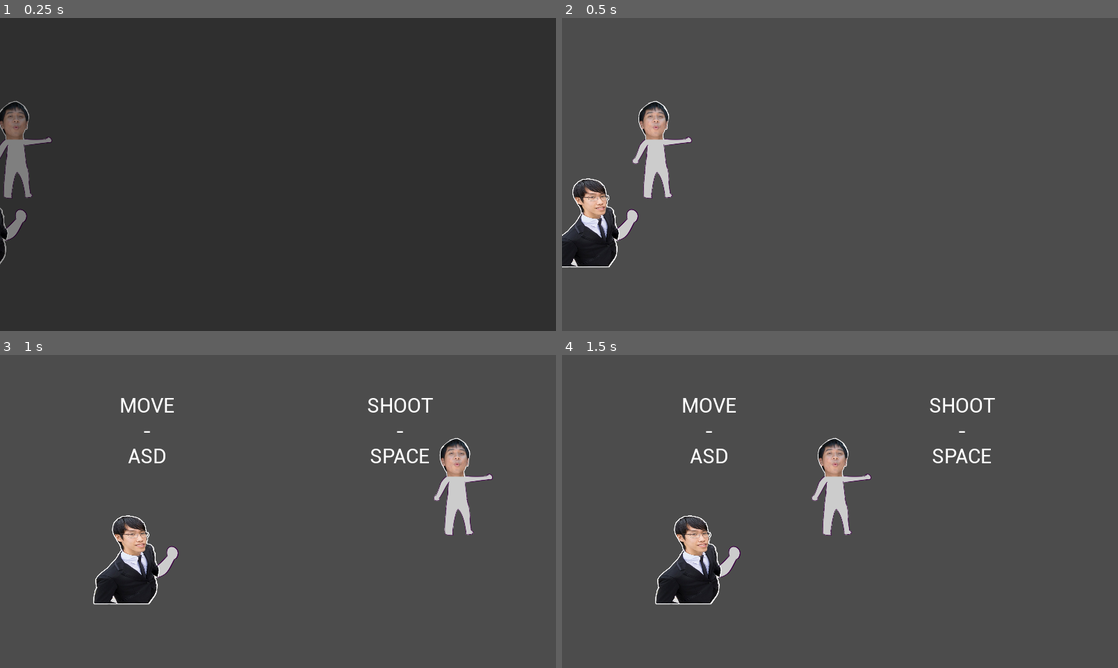
Above: before the commit, frames 1-4 (two rows, left to right).
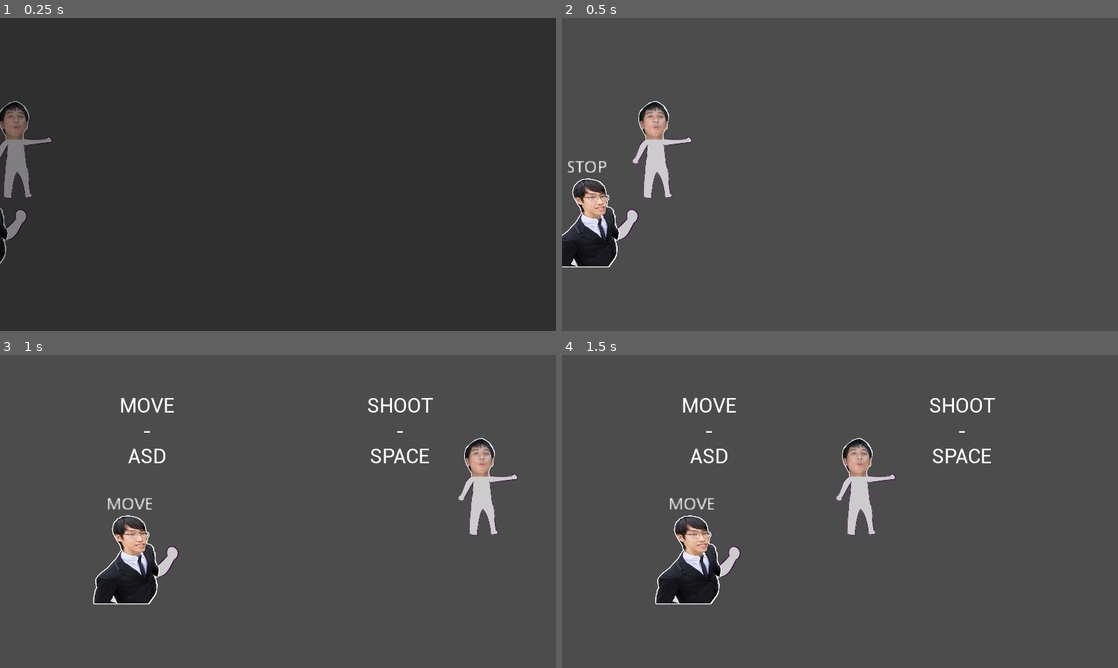
Above: after the commit, the same moments.

Repository: BeatMil/Mugi-again
Game: Godot game, scene res://scene/csgo_m4.tscn
Two runs of this game, one before a commit and one after it. Both use one fixed random seed, a clock stepped at 60 frames per second and the inputs below. This scene is started directly instead of the project's main scene.
Inputs:
- Up to frame 1 (0.25 s): no input
- Up to frame 2 (0.5 s): no input
- Up to frame 3 (1 s): tap Enter (ui_accept) at 0.5, 0.77, 0.8 s; hold Right (ui_right) from 0.53 s (still down); hold L (block) from 0.53 s (still down)
- Up to frame 4 (1.5 s): keep holding Right (ui_right); tap Enter (ui_accept) at 1.07, 1.35 s; release L (block) at 1.28 s

Frame 1 is identical in both runs. In frame 2, 0.1% of the frame differs, in the area x 1-8%, y 45-50%; in frame 3, 2.5%, in the area x 19-94%, y 26-58%; in frame 4, 2.5%.

Commit message:
added block_back_area2d

Diff:
--- a/prefab/dew_csgo.tscn
+++ b/prefab/dew_csgo.tscn
@@ -1,9 +1,12 @@
-[gd_scene load_steps=8 format=2]
+[gd_scene load_steps=13 format=2]
 
 [ext_resource path="res://media/dew/dew_csgo.png" type="Texture" id=1]
 [ext_resource path="res://script/dew_csgo.gd" type="Script" id=2]
 [ext_resource path="res://media/Sound/csgo/friends/dew_I_SAS.wav" type="AudioStream" id=3]
 [ext_resource path="res://media/Sound/csgo/friends/dew_die01.wav" type="AudioStream" id=4]
+[ext_resource path="res://media/Sound/csgo/friends/dew-gun_jamed01.wav" type="AudioStream" id=5]
+[ext_resource path="res://media/Sound/csgo/csgo/m4a1_clipin.wav" type="AudioStream" id=6]
+[ext_resource path="res://media/Sound/csgo/friends/dew-kak01.wav" type="AudioStream" id=7]
 
 [sub_resource type="Animation" id=2]
 resource_name = "die"
@@ -45,6 +48,34 @@
 "values": [ true, true ]
 }
 
+[sub_resource type="Animation" id=4]
+resource_name = "gun_jamed"
+length = 1.7
+tracks/0/type = "value"
+tracks/0/path = NodePath("AudioStreamPlayer:stream")
+tracks/0/interp = 1
+tracks/0/loop_wrap = true
+tracks/0/imported = false
+tracks/0/enabled = true
+tracks/0/keys = {
+"times": PoolRealArray( 0, 0.4 ),
+"transitions": PoolRealArray( 1, 1 ),
+"update": 1,
+"values": [ ExtResource( 6 ), ExtResource( 5 ) ]
+}
+tracks/1/type = "value"
+tracks/1/path = NodePath("AudioStreamPlayer:playing")
+tracks/1/interp = 1
+tracks/1/loop_wrap = true
+tracks/1/imported = false
+tracks/1/enabled = true
+tracks/1/keys = {
+"times": PoolRealArray( 0, 0.4 ),
+"transitions": PoolRealArray( 1, 1 ),
+"update": 1,
+"values": [ true, true ]
+}
+
 [sub_resource type="Animation" id=3]
 resource_name = "idle"
 length = 0.001
@@ -61,6 +92,34 @@
 "values": [ 0 ]
 }
 
+[sub_resource type="Animation" id=5]
+resource_name = "kill01"
+length = 0.8
+tracks/0/type = "value"
+tracks/0/path = NodePath("AudioStreamPlayer:stream")
+tracks/0/interp = 1
+tracks/0/loop_wrap = true
+tracks/0/imported = false
+tracks/0/enabled = true
+tracks/0/keys = {
+"times": PoolRealArray( 0 ),
+"transitions": PoolRealArray( 1 ),
+"update": 1,
+"values": [ ExtResource( 7 ) ]
+}
+tracks/1/type = "value"
+tracks/1/path = NodePath("AudioStreamPlayer:playing")
+tracks/1/interp = 1
+tracks/1/loop_wrap = true
+tracks/1/imported = false
+tracks/1/enabled = true
+tracks/1/keys = {
+"times": PoolRealArray( 0 ),
+"transitions": PoolRealArray( 1 ),
+"update": 1,
+"values": [ true ]
+}
+
 [sub_resource type="RectangleShape2D" id=1]
 extents = Vector2( 160, 208 )
 
@@ -70,7 +129,9 @@
 
 [node name="AnimationPlayer" type="AnimationPlayer" parent="."]
 anims/die = SubResource( 2 )
+anims/gun_jamed = SubResource( 4 )
 anims/idle = SubResource( 3 )
+anims/kill01 = SubResource( 5 )
 
 [node name="Area2D" type="Area2D" parent="." groups=[
 "dew",
@@ -85,6 +146,22 @@
 cast_to = Vector2( 2000, 0 )
 
 [node name="AudioStreamPlayer" type="AudioStreamPlayer" parent="."]
-stream = ExtResource( 3 )
+stream = ExtResource( 7 )
+
+[node name="timer_after_kill_speech" type="Timer" parent="."]
+wait_time = 0.5
+one_shot = true
+
+[node name="label_state" type="Label" parent="."]
+margin_left = -144.0
+margin_top = -352.0
+margin_right = -104.0
+margin_bottom = -338.0
+rect_scale = Vector2( 6.4653, 6.4653 )
+text = "STATE"
+__meta__ = {
+"_edit_use_anchors_": false
+}
 [connection signal="animation_finished" from="AnimationPlayer" to="." method="_on_AnimationPlayer_animation_finished"]
 [connection signal="area_entered" from="Area2D" to="." method="_on_Area2D_area_entered"]
+[connection signal="timeout" from="timer_after_kill_speech" to="." method="_on_timer_after_kill_speech_timeout"]
--- a/prefab/enemy_ct.tscn
+++ b/prefab/enemy_ct.tscn
@@ -1,11 +1,52 @@
-[gd_scene load_steps=8 format=2]
+[gd_scene load_steps=10 format=2]
 
 [ext_resource path="res://media/Enemy/enemy_ct.png" type="Texture" id=1]
 [ext_resource path="res://media/Sound/csgo/csgo/m4a1_01.wav" type="AudioStream" id=2]
 [ext_resource path="res://script/enemy_ct.gd" type="Script" id=3]
+[ext_resource path="res://media/Sound/csgo/csgo/zeus.wav" type="AudioStream" id=4]
 
 [sub_resource type="RectangleShape2D" id=1]
 extents = Vector2( 128, 256 )
+
+[sub_resource type="Animation" id=5]
+resource_name = "die"
+length = 0.4
+tracks/0/type = "value"
+tracks/0/path = NodePath(".:modulate")
+tracks/0/interp = 1
+tracks/0/loop_wrap = true
+tracks/0/imported = false
+tracks/0/enabled = true
+tracks/0/keys = {
+"times": PoolRealArray( 0, 0.4 ),
+"transitions": PoolRealArray( 1, 1 ),
+"update": 0,
+"values": [ Color( 1, 1, 1, 1 ), Color( 1, 1, 1, 0 ) ]
+}
+tracks/1/type = "value"
+tracks/1/path = NodePath("sfx:stream")
+tracks/1/interp = 1
+tracks/1/loop_wrap = true
+tracks/1/imported = false
+tracks/1/enabled = true
+tracks/1/keys = {
+"times": PoolRealArray( 0 ),
+"transitions": PoolRealArray( 1 ),
+"update": 1,
+"values": [ ExtResource( 4 ) ]
+}
+tracks/2/type = "value"
+tracks/2/path = NodePath("sfx:playing")
+tracks/2/interp = 1
+tracks/2/loop_wrap = true
+tracks/2/imported = false
+tracks/2/enabled = true
+tracks/2/keys = {
+"times": PoolRealArray( 0 ),
+"transitions": PoolRealArray( 1 ),
+"update": 1,
+"values": [ true ]
+}
 
 [sub_resource type="Animation" id=2]
 resource_name = "idle"
@@ -70,7 +111,6 @@
 scale = Vector2( 0.5, 0.5 )
 texture = ExtResource( 1 )
 hframes = 2
-frame = 1
 script = ExtResource( 3 )
 
 [node name="Area2D" type="Area2D" parent="." groups=[
@@ -82,9 +122,10 @@
 shape = SubResource( 1 )
 
 [node name="sfx" type="AudioStreamPlayer" parent="."]
-stream = ExtResource( 2 )
+stream = ExtResource( 4 )
 
 [node name="AnimationPlayer" type="AnimationPlayer" parent="."]
+anims/die = SubResource( 5 )
 anims/idle = SubResource( 2 )
 anims/shoot = SubResource( 3 )
 
--- a/scene/baito_game.tscn
+++ b/scene/baito_game.tscn
@@ -301,7 +301,6 @@
 z_index = -3
 texture = ExtResource( 2 )
 hframes = 3
-frame = 1
 
 [node name="AnimationPlayer" type="AnimationPlayer" parent="dew_baito"]
 anims/carry = SubResource( 2 )
--- a/scene/csgo.tscn
+++ b/scene/csgo.tscn
@@ -88,4 +88,5 @@
 [node name="curtain" parent="." instance=ExtResource( 6 )]
 visible = false
 [connection signal="button_down" from="Control/m4" to="." method="_on_m4_button_down"]
+[connection signal="pressed" from="Control/awp" to="." method="_on_awp_pressed"]
 [connection signal="animation_finish" from="curtain" to="." method="_on_curtain_animation_finish"]
--- a/scene/csgo_m4.tscn
+++ b/scene/csgo_m4.tscn
@@ -109,6 +109,9 @@
 [sub_resource type="RectangleShape2D" id=4]
 extents = Vector2( 16, 96 )
 
+[sub_resource type="RectangleShape2D" id=5]
+extents = Vector2( 10, 272 )
+
 [node name="csgo_m4" type="Node2D"]
 script = ExtResource( 3 )
 
@@ -193,7 +196,19 @@
 
 [node name="CollisionShape2D" type="CollisionShape2D" parent="event/event01"]
 shape = SubResource( 4 )
+
+[node name="event_back_block" type="Area2D" parent="event"]
+position = Vector2( -1456, -112 )
+
+[node name="CollisionShape2D" type="CollisionShape2D" parent="event/event_back_block"]
+shape = SubResource( 5 )
+
+[node name="timer_skip" type="Timer" parent="."]
+wait_time = 0.1
+one_shot = true
 [connection signal="animation_finish" from="CanvasLayer/curtain" to="." method="_on_curtain_animation_finish"]
 [connection signal="dead" from="dew_csgo" to="." method="_on_dew_csgo_dead"]
 [connection signal="animation_finished" from="AnimationPlayer" to="." method="_on_AnimationPlayer_animation_finished"]
 [connection signal="area_entered" from="event/event01" to="." method="_on_event01_area_entered"]
+[connection signal="area_entered" from="event/event_back_block" to="." method="_on_event_back_block_area_entered"]
+[connection signal="timeout" from="timer_skip" to="." method="_on_timer_skip_timeout"]
--- a/script/csgo.gd
+++ b/script/csgo.gd
@@ -7,6 +7,8 @@
 const MENU_GUN = preload("res://media/Sound/csgo/csgo/csgo_choosing_gun.ogg")
 const M4_START = preload("res://media/Sound/csgo/csgo/m4_start.wav")
 const M4_GUN = preload("res://prefab/m4.tscn")
+const NO_AWP = preload("res://media/Sound/csgo/friends/dew-no_AWP01.wav")
+const IM_IN = preload("res://media/Sound/csgo/friends/dew-Im_in02.wav")
 
 onready var gun_name = get_node("Control/gun_name")
 
@@ -42,6 +44,7 @@
 	dew_m4.set_position(Vector2(300,-50))
 	$dew_csgo.add_child(dew_m4)
 	playsfx($"/root/SfxBlock",M4_START)
+	playsfx($sfxplayer,IM_IN)
 	$Control.set_visible(false)
 	#	tween.set_repeat(true)
 	$Tween.interpolate_property($dew_csgo, "position",$dew_csgo.position,$pos1.position,
@@ -57,3 +60,7 @@
 func _on_curtain_animation_finish(anim) -> void:
 	if anim == "fade_out":
 		get_tree().change_scene("res://scene/csgo_m4.tscn")
+
+
+func _on_awp_pressed() -> void:
+	playsfx($sfxplayer,NO_AWP)
--- a/script/csgo_m4.gd
+++ b/script/csgo_m4.gd
@@ -10,13 +10,16 @@
 
 #cache
 const HUNK = preload("res://media/Sound/csgo/csgo/hunk.ogg")
+const UHH = preload("res://media/Sound/csgo/friends/dew-auuhhu01.wav")
 onready var root = $"/root/singleton"
 onready var root_sfx = $"/root/SfxBlock"
 onready var root_ost = $"/root/AudioBlock"
 
 
 
+
 func _ready() -> void:
+	$event/event_back_block.set_monitoring(false)
 	$CanvasLayer/skip.set_visible(false)
 	if $"/root/singleton".csgo_skip_m4 == true:
 		$CanvasLayer/skip.set_visible(true)
@@ -31,16 +34,16 @@
 
 func _physics_process(delta: float) -> void:
 	if state == anum.TALK:
-		if Input.is_action_just_pressed("ui_accept"):
+		if Input.is_action_just_pressed("ui_accept"): # skip button
 			$CanvasLayer/skip.set_visible(false)
-			$AnimationPlayer.seek(5)
+			$AnimationPlayer.seek(30)
 			# first move
 			$CanvasLayer/tutorial.set_visible(true)
 			state = anum.PLAY
-			$dew_csgo.state = $dew_csgo.anum.MOVE
+#			$dew_csgo.state = $dew_csgo.anum.MOVE
+			$timer_skip.start()
 			$dew_csgo/Camera2D.current = true
 
-	pass
 
 func _on_AnimationPlayer_animation_finished(anim_name: String) -> void:
 	if anim_name == "intro":
@@ -49,6 +52,8 @@
 		state = anum.PLAY
 		$dew_csgo.state = $dew_csgo.anum.MOVE
 		$dew_csgo/Camera2D.current = true
+		$CanvasLayer/skip.set_visible(false)
+		$event/event_back_block.set_monitoring(true)
 
 
 func _on_event01_area_entered(area: Area2D) -> void:
@@ -66,3 +71,13 @@
 func _on_curtain_animation_finish(anim) -> void:
 	if anim == "fade_out":
 		get_tree().change_scene("res://scene/csgo.tscn")
+
+
+func _on_timer_skip_timeout() -> void:
+	$dew_csgo.state = $dew_csgo.anum.MOVE
+
+
+func _on_event_back_block_area_entered(area: Area2D) -> void:
+	area.get_parent().move_local_x(300)
+	if area.is_in_group("dew"):
+		$"/root/singleton".playsfx($sfx,UHH)
--- a/script/dew_csgo.gd
+++ b/script/dew_csgo.gd
@@ -19,8 +19,8 @@
 	if $RayCast2D.is_colliding():
 		if $RayCast2D.get_collider().is_in_group("enemy"):
 			on_point = true
-		else:
-			on_point = false
+	else:
+		on_point = false
 
 func move():
 	if Input.is_action_pressed("ui_down"):
@@ -39,7 +39,13 @@
 		move_local_x(speed * direction)
 
 func attack():
-	pass
+	if Input.is_action_just_pressed("ui_accept") and !on_point:
+		$AnimationPlayer.play("gun_jamed")
+	elif Input.is_action_just_pressed("ui_accept") and on_point:
+		if $RayCast2D.get_collider().is_in_group("enemy"):
+			$timer_after_kill_speech.start()
+			$RayCast2D.get_collider().get_parent().get_node("Timer").stop()
+			$RayCast2D.get_collider().get_parent().get_node("AnimationPlayer").play("die")
 
 
 	# up, down movement. I don't want those.
@@ -50,12 +56,17 @@
 
 func _ready() -> void:
 	state = anum.STOP
+	$RayCast2D.set_collide_with_areas(true)
+	$RayCast2D.set_collide_with_bodies(false)
 	$AnimationPlayer.play("idle")
 
 func _physics_process(delta: float) -> void:
-	if state != anum.STOP and state != anum.DIE:
+	$label_state.text = str(anum.keys()[state])
+#	if state != anum.STOP and state != anum.DIE:
+	if state == anum.MOVE:
 		raycast_check() # if enemy is infront,
 		move()
+		attack()
 
 
 func _on_Area2D_area_entered(area: Area2D) -> void:
@@ -70,3 +81,7 @@
 func _on_AnimationPlayer_animation_finished(anim_name: String) -> void:
 	if anim_name == "die":
 		emit_signal("dead")
+
+
+func _on_timer_after_kill_speech_timeout() -> void:
+	$AnimationPlayer.play("kill01")
--- a/script/enemy_ct.gd
+++ b/script/enemy_ct.gd
@@ -26,3 +26,5 @@
 func _on_AnimationPlayer_animation_finished(anim_name: String) -> void:
 	if anim_name == "shoot":
 		$hitscan/CollisionShape2D.set_disabled(true)
+	elif anim_name == "die":
+		queue_free()
--- a/script/singleton.gd
+++ b/script/singleton.gd
@@ -13,6 +13,12 @@
 var csgo_skip_m4 = false
 
 
+func _process(delta: float) -> void:
+	for i in get_tree().current_scene.get_children():
+		if i is AudioStreamPlayer:
+			i.set_volume_db(volume)
+
+
 func playsfx(player,sfx):
 	player.set_stream(sfx)
 	player.play()
Not shown, added: media/Sound/csgo/csgo/m4a1_clipin.wav.import
Not shown, added: media/Sound/csgo/csgo/zeus.wav.import
Not shown, added: media/Sound/csgo/friends/dew-Im_in02.wav.import
Not shown, added: media/Sound/csgo/friends/dew-auuhhu01.wav.import
Not shown, added: media/Sound/csgo/friends/dew-conector-conector01.wav.import
Not shown, added: media/Sound/csgo/friends/dew-gun_jamed01.wav.import
Not shown, added: media/Sound/csgo/friends/dew-kak01.wav.import
Not shown, added: media/Sound/csgo/friends/dew-no_AWP01.wav.import
Not shown, added: media/Sound/csgo/friends/dew_go-bill.wav.import
Not shown, added: media/Sound/csgo/friends/m4a1_clipin.wav.import
Not shown: 1 places in scene/csgo_m4.tscn that only renumber resources
Not shown, added: media/Sound/csgo/csgo/m4a1_clipin.wav
(and 8 more such lines)
